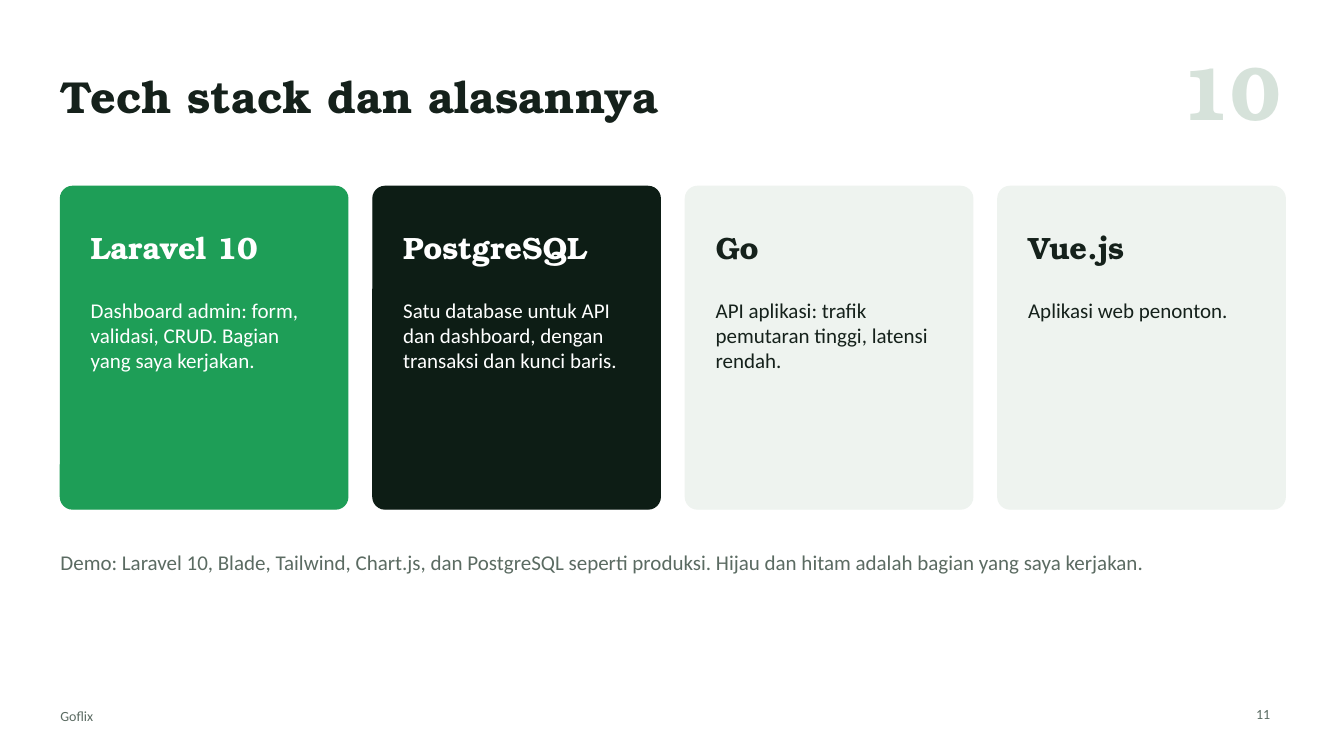
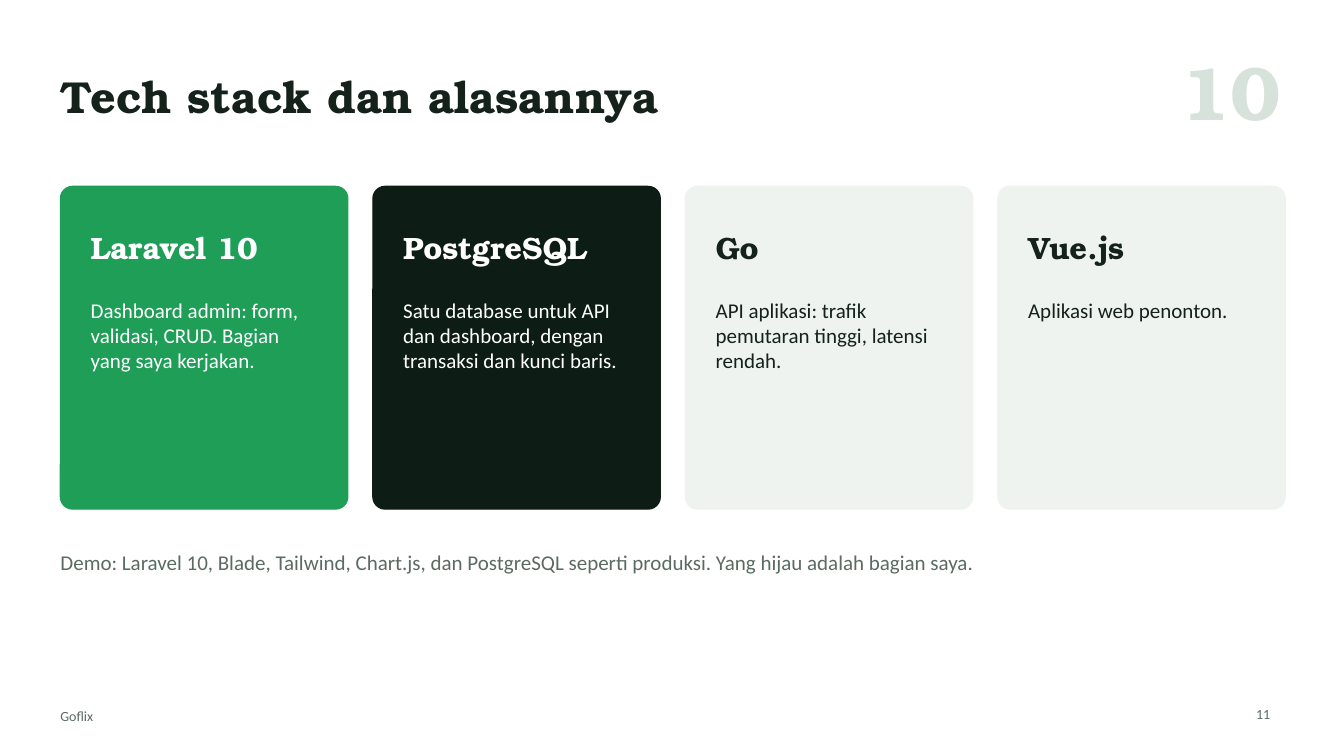
Before and after one commit to Enricosaputra/goflix-dashboard-demo, a slide deck: slide 11 of docs/Goflix-presentasi.pptx. Drawn at 1344x756 pixels with LibreOffice and Linux fonts; fonts in the diff are those of the drawing. Boxes give left, top, right and bottom in pixels: in the first picture for what was removed or moved away, otherwise in the second. Text is boxed around its words. In the diff, an @@ line names an element or a change of style, - is before the commit and + after.

```diff
--- a/docs/Goflix-presentasi.pptx
+++ b/docs/Goflix-presentasi.pptx
@@ text at [60,555,972,574]: text changed @@
-Demo: Laravel 10, Blade, Tailwind, Chart.js, dan PostgreSQL seperti produksi. Hijau dan hitam adalah bagian yang saya kerjakan.
+Demo: Laravel 10, Blade, Tailwind, Chart.js, dan PostgreSQL seperti produksi. Yang hijau adalah bagian saya.
```
Also in this commit, not shown: 1 other slide changed, 7 other files.
